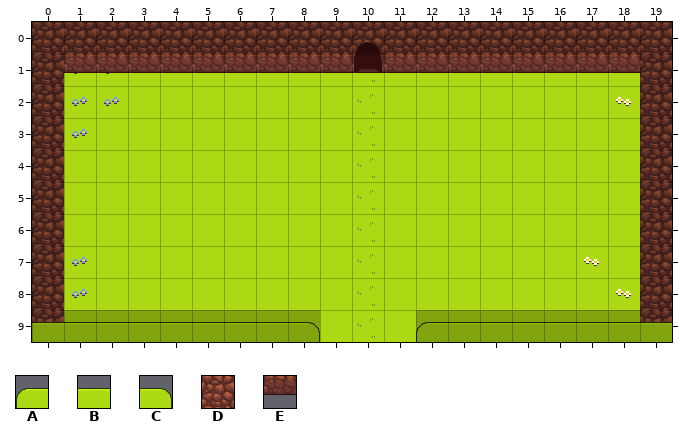
Level history. Tiled map (JSON): maps/level2.json. This is how it looked before the edit.
Cells are 32x32 px. Shown: x 0..19, y 0..9.
Key: from "Tileset": A 0, B 1, C 2, D 34, E 45.
_ is an empty cell.
Layers that did not change in this view are not listed.
Layer "EleventationLayer" before, first column x 0:
 0 DDDDDDDDDDDDDDDDDDDD
 1 DEEEEEEEEEEEEEEEEEED
 2 D__________________D
 3 D__________________D
 4 D__________________D
 5 D__________________D
 6 D__________________D
 7 D__________________D
 8 D__________________D
 9 BBBBBBBBC___ABBBBBBB
And afterwards:
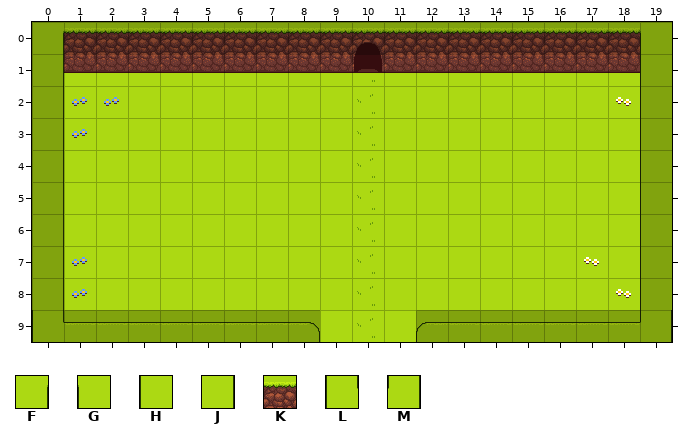
Further tiles: from "Tileset": F 4, G 5, H 11, J 13, K 23, L 26, M 27.
Changes in this commit:
{"where": "layer \"EleventationLayer\""}
{"y":0,"x":0,"old":"DDDDDDDDDDDDDDDDDDDD","new":"FKKKKKKKKKKKKKKKKKKG"}
{"y":1,"x":0,"old":"D","new":"J"}
{"y":1,"x":19,"old":"D","new":"H"}
{"y":2,"x":0,"old":"D","new":"J"}
{"y":2,"x":19,"old":"D","new":"H"}
{"y":3,"x":0,"old":"D","new":"J"}
{"y":3,"x":19,"old":"D","new":"H"}
{"y":4,"x":0,"old":"D","new":"J"}
{"y":4,"x":19,"old":"D","new":"H"}
{"y":5,"x":0,"old":"D","new":"J"}
{"y":5,"x":19,"old":"D","new":"H"}
{"y":6,"x":0,"old":"D","new":"J"}
{"y":6,"x":19,"old":"D","new":"H"}
{"y":7,"x":0,"old":"D","new":"J"}
{"y":7,"x":19,"old":"D","new":"H"}
{"y":8,"x":0,"old":"D","new":"J"}
{"y":8,"x":19,"old":"D","new":"H"}
{"y":9,"x":0,"old":"B","new":"L"}
{"y":9,"x":19,"old":"B","new":"M"}
